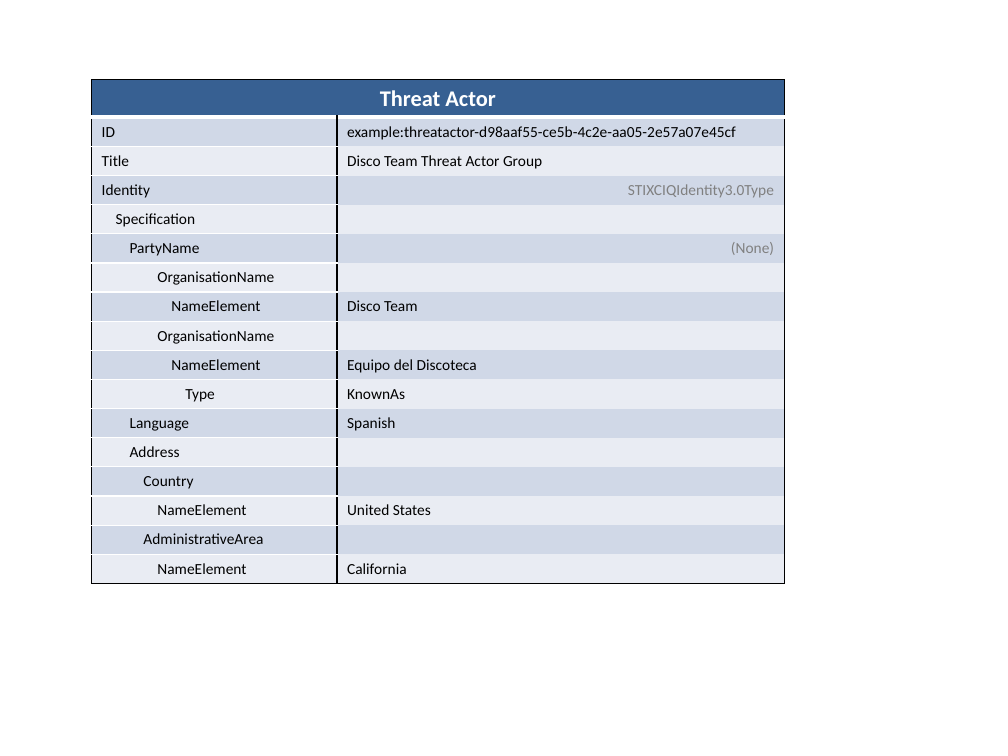
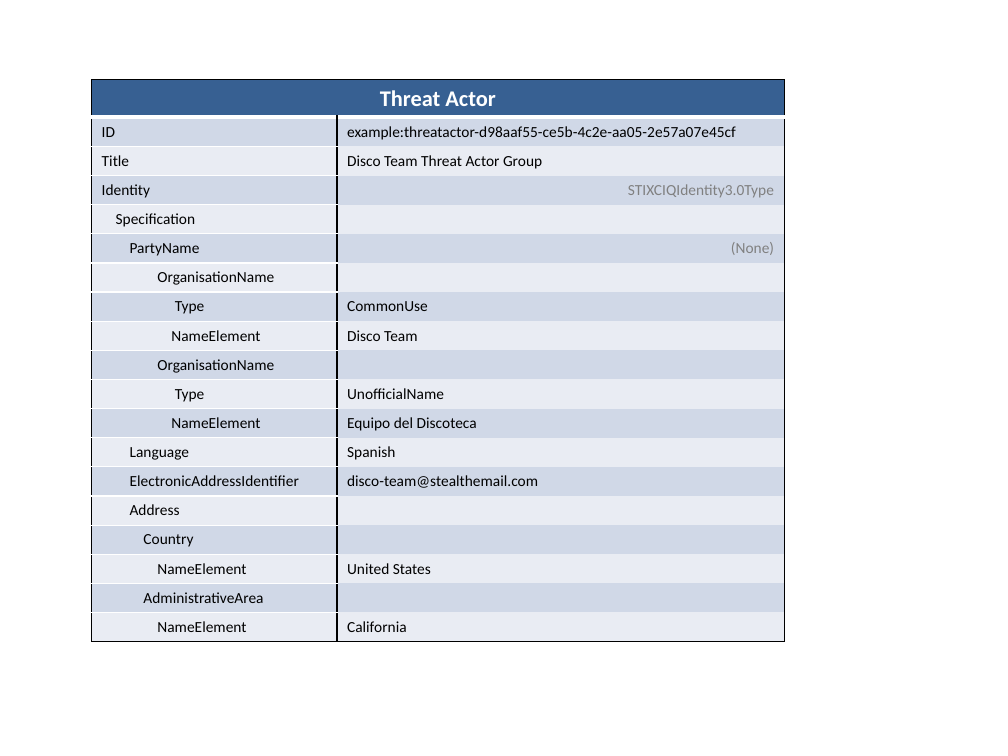
Before and after one commit to STIXProject/stixproject.github.io, a slide deck: slide 1 of idioms/threat-actor/identity-group/diagram.pptx. Drawn at 1008x756 pixels with LibreOffice and Linux fonts; fonts in the diff are those of the drawing. Boxes give left, top, right and bottom in pixels: in the first picture for what was removed or moved away, otherwise in the second. Text is boxed around its words. In the diff, an @@ line names an element or a change of style, - is before the commit and + after.

Commit message:
Fixed the name Types to proper CIQ use in the diagram, XML and main markup file. Added the email alias as an ElectronicAddressIdentifier in the diagram, XML and main markup file.
These changes need to be made to the python but I was unsure how to do it without screwing it up.

```diff
--- a/idioms/threat-actor/identity-group/diagram.pptx
+++ b/idioms/threat-actor/identity-group/diagram.pptx
@@ table at <box>92,80,784,636</box> @@
+row 8: Type | CommonUse | 
+row 11: Type | UnofficialName | 
-row 11: Type | KnownAs | 
+row 14: ElectronicAddressIdentifier | disco-team@stealthemail.com | 
```
Also in this commit, not shown: 3 other files.
